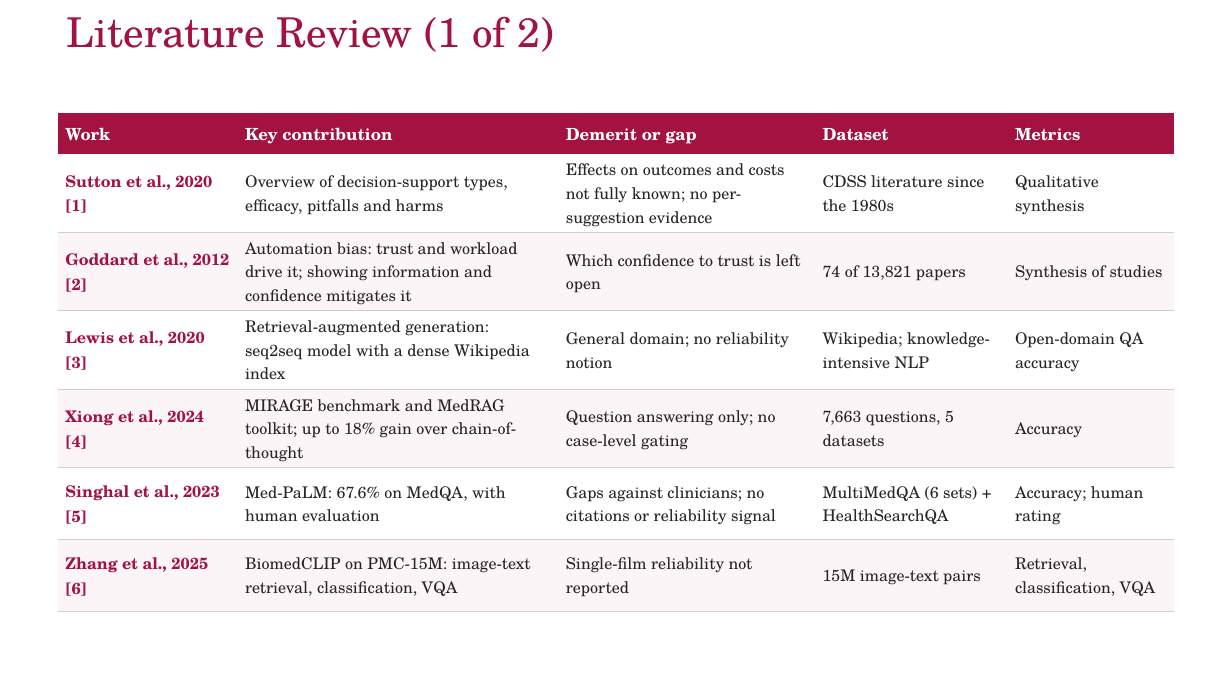
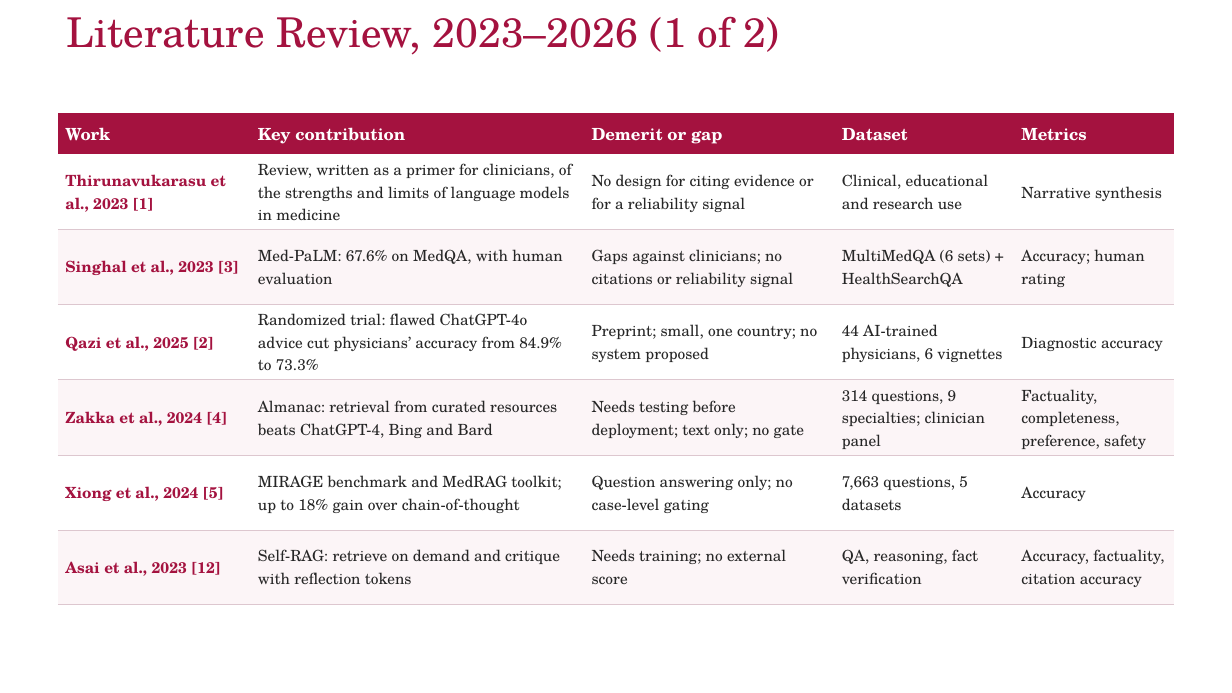
Before and after one commit to hari18305/medorcha, a slide deck: slide 6 of report/MedOrchestrate_Final_Review.pptx. Drawn at 1232x693 pixels with LibreOffice and Linux fonts; fonts in the diff are those of the drawing; background and template pictures are left out. Boxes give left, top, right and bottom in pixels: in the first picture for what was removed or moved away, otherwise in the second. Text is boxed around its words. In the diff, an @@ line names an element or a change of style, - is before the commit and + after.

Commit message:
Literature survey restricted to 2023 onwards (12 works, two from 2026): report Chapter 3, introduction, Chapter 2 table and gap statement, reference list (19, numbered by first citation); presentation literature, gap and reference slides. Report stays at 60 pages

```diff
--- a/report/MedOrchestrate_Final_Review.pptx
+++ b/report/MedOrchestrate_Final_Review.pptx
@@ title at <box>67,16,780,55</box>: text changed @@
-Literature Review (1 of 2)
+Literature Review, 2023–2026 (1 of 2)
@@ table at <box>57,113,1174,601</box> @@
-row 2: Sutton et al., 2020 [1] | Overview of decision-support types, efficacy, pitfalls and harms | Effects on outcomes and costs not fully known; no per-suggestion evidence | CDSS literature since the 1980s | Qualitative synthesis
+row 2: Thirunavukarasu et al., 2023 [1] | Review, written as a primer for clinicians, of the strengths and limits of language models in medicine | No design for citing evidence or for a reliability signal | Clinical, educational and research use | Narrative synthesis
-row 3: Goddard et al., 2012 [2] | Automation bias: trust and workload drive it; showing information and confidence mitigates it | Which confidence to trust is left open | 74 of 13,821 papers | Synthesis of studies
+row 3: Singhal et al., 2023 [3] | Med-PaLM: 67.6% on MedQA, with human evaluation | Gaps against clinicians; no citations or reliability signal | MultiMedQA (6 sets) + HealthSearchQA | Accuracy; human rating
-row 4: Lewis et al., 2020 [3] | Retrieval-augmented generation: seq2seq model with a dense Wikipedia index | General domain; no reliability notion | Wikipedia; knowledge-intensive NLP | Open-domain QA accuracy
+row 4: Qazi et al., 2025 [2] | Randomized trial: flawed ChatGPT-4o advice cut physicians’ accuracy from 84.9% to 73.3% | Preprint; small, one country; no system proposed | 44 AI-trained physicians, 6 vignettes | Diagnostic accuracy
-row 5: Xiong et al., 2024 [4] | MIRAGE benchmark and MedRAG toolkit; up to 18% gain over chain-of-thought | Question answering only; no case-level gating | 7,663 questions, 5 datasets | Accuracy
+row 5: Zakka et al., 2024 [4] | Almanac: retrieval from curated resources beats ChatGPT-4, Bing and Bard | Needs testing before deployment; text only; no gate | 314 questions, 9 specialties; clinician panel | Factuality, completeness, preference, safety
-row 6: Singhal et al., 2023 [5] | Med-PaLM: 67.6% on MedQA, with human evaluation | Gaps against clinicians; no citations or reliability signal | MultiMedQA (6 sets) + HealthSearchQA | Accuracy; human rating
+row 6: Xiong et al., 2024 [5] | MIRAGE benchmark and MedRAG toolkit; up to 18% gain over chain-of-thought | Question answering only; no case-level gating | 7,663 questions, 5 datasets | Accuracy
-row 7: Zhang et al., 2025 [6] | BiomedCLIP on PMC-15M: image-text retrieval, classification, VQA | Single-film reliability not reported | 15M image-text pairs | Retrieval, classification, VQA
+row 7: Asai et al., 2023 [12] | Self-RAG: retrieve on demand and critique with reflection tokens | Needs training; no external score | QA, reasoning, fact verification | Accuracy, factuality, citation accuracy
```
Also in this commit, not shown: 4 other slides changed, 3 other files.
